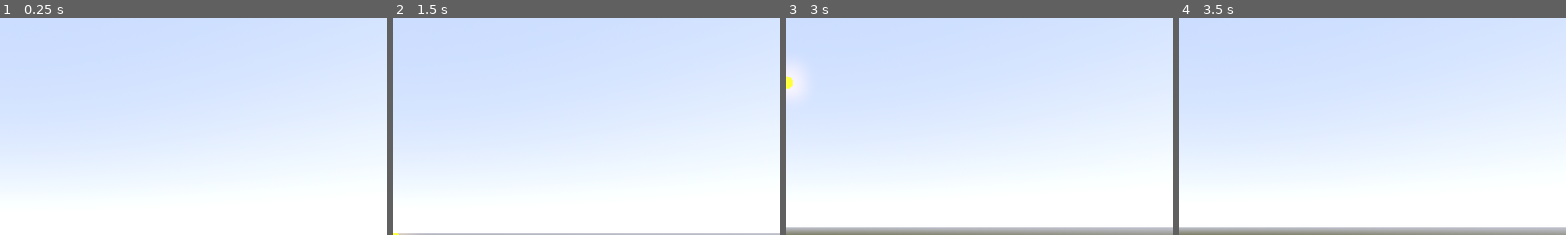
Above: before the commit, frames 1-4 (left to right).
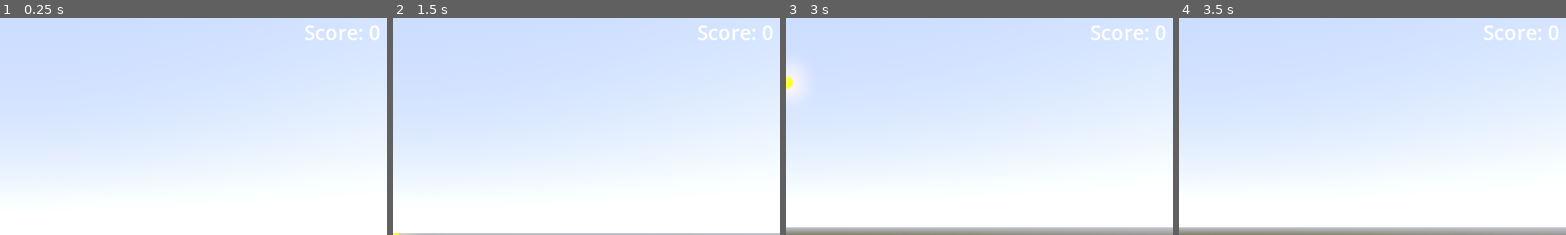
Above: after the commit, the same moments.

Repository: EdBarrancos/Minihit-Xjam23
Game: Godot game, scene res://Game/Scenes/game.tscn
Two runs of this game, one before a commit and one after it. Both use one fixed random seed, a clock stepped at 60 frames per second and the inputs below.
Inputs (mouse positions are % of the whole screen's width and height, from its top left):
- Up to frame 1 (0.25 s): no input
- Up to frame 2 (1.5 s): tap Enter at 0.5 s; move the mouse to (55, 50) at 0.52 s; press the mouse at (55, 50) at 0.53 s; hold Up (UP) from 0.53 s (still down); tap Space (JUMP) at 0.77 s; move the mouse to (45, 50) at 1.27 s; release the mouse at (45, 50) at 1.28 s; click (45, 50) at 1.35 s
- Up to frame 3 (3 s): keep holding Up (UP); tap Space (JUMP) at 1.52 s; move the mouse to (52, 48) at 2.02 s; press the mouse at (52, 48) at 2.03 s; move the mouse to (49, 52) at 2.77 s; release the mouse at (49, 52) at 2.78 s; click (49, 52) at 2.85 s
- Up to frame 4 (3.5 s): keep holding Up (UP); tap Space (JUMP) at 3.02 s
The pictures show only the part of the screen within x 49-99%, y 0-50%; the shares and areas given below are measured in that part.

The runs differ from the first frame. In frame 1, 0.4% of the frame differs, in the area x 78-98%, y 3-11%; in frame 2, 0.4%; in frame 3, 0.4%; in frame 4, 0.4%.

Commit message:
feat: Add score system

Diff:
--- a/project/Child/Script/child.gd
+++ b/project/Child/Script/child.gd
@@ -42,4 +42,5 @@
 		queue_free()
 
 func _on_shootable_was_hit():
+	Global._child_was_hit()
 	queue_free()
--- a/project/Store/Scenes/store.tscn
+++ b/project/Store/Scenes/store.tscn
@@ -6,6 +6,7 @@
 [ext_resource type="PackedScene" uid="uid://0fjnmd8u6yvw" path="res://Child/Scenes/child.tscn" id="3_6s0l1"]
 [ext_resource type="PackedScene" uid="uid://c8au82xiqgrh1" path="res://Store/Scenes/gameboy.tscn" id="3_qtsws"]
 [ext_resource type="PackedScene" uid="uid://bwb7odtagrx5s" path="res://Store/Scenes/door.tscn" id="5_86msp"]
+[ext_resource type="Script" path="res://Utils/Scripts/score.gd" id="7_pb05v"]
 
 [sub_resource type="ProceduralSkyMaterial" id="ProceduralSkyMaterial_n3gp5"]
 sky_horizon_color = Color(0.64625, 0.65575, 0.67075, 1)
@@ -58,3 +59,15 @@
 
 [node name="Door" parent="." instance=ExtResource("5_86msp")]
 transform = Transform3D(1, 0, 0, 0, 1, 0, 0, 0, 1, -5.68877, 0.931471, 8.29752)
+
+[node name="Score" type="Label" parent="."]
+layout_direction = 1
+anchors_preset = 1
+anchor_left = 1.0
+anchor_right = 1.0
+offset_left = -100.0
+offset_right = -23.0
+offset_bottom = 42.0
+grow_horizontal = 0
+theme_override_font_sizes/font_size = 30
+script = ExtResource("7_pb05v")
--- /dev/null
+++ b/project/Utils/Scripts/Global.gd
@@ -0,0 +1,7 @@
+extends Label
+
+var score = 0
+
+
+func _child_was_hit():
+	score += 10
--- /dev/null
+++ b/project/Utils/Scripts/score.gd
@@ -0,0 +1,11 @@
+extends Node
+
+
+# Called when the node enters the scene tree for the first time.
+func _ready():
+	pass # Replace with function body.
+
+
+# Called every frame. 'delta' is the elapsed time since the previous frame.
+func _process(delta):
+	self.text = "Score: " + str(Global.score)
--- a/project/project.godot
+++ b/project/project.godot
@@ -14,6 +14,10 @@
 run/main_scene="res://Game/Scenes/game.tscn"
 config/features=PackedStringArray("4.2", "Forward Plus")
 config/icon="res://icon.svg"
+
+[autoload]
+
+Global="*res://Utils/Scripts/Global.gd"
 
 [filesystem]
 
Not shown: 1 places in project/Store/Scenes/store.tscn that only renumber resources
